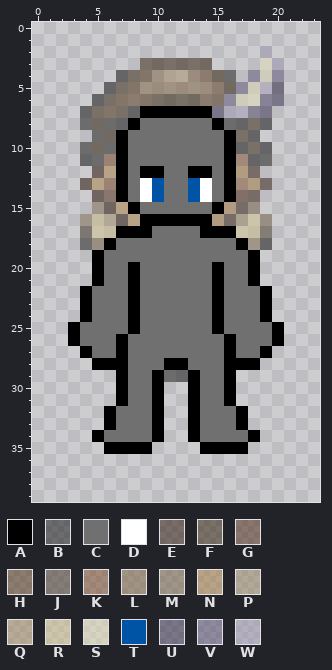
Two versions of one pixel-art sprite, TurningPoint/sprites/spr_npc/1a28b383-1beb-4c1c-9ee2-0eae6d9f9382.png. That is the earlier state.
The file is 24x40 pixels. Colours within 5 levels of each other are drawn and written as one.
Palette (. is transparent): A #000000  B #18181889  C #707070  D #ffffff  E #2e181089  F #31210e89  G #4e2c1b89  H #52361c89  J #46382989  K #7d4f2e89  L #7c614289  M #78674b89  N #a67e4989  P #99896589  Q #a48c6689  R #cbbd8b89  S #dfd8b589  T #0054a6  U #33294889  V #5a4f7189  W #9f97b189
Pixels before, first column x 3:
 2 ................W.
 3 ......FFFFFF....SW
 4 ....BFHLQQLHFB.VSV
 5 ...BFHLLLLLLHFVSWU
 6 ..BFHHHFFFFHHVSSVU
 7 .BFHFBAAAAAAUWWVU.
 8 .BFBBACCCCCCABBFB.
 9 ..BFACCCCCCCCAFB..
10 .BFBACCCCCCCCABFB.
11 .BBKACCCCCCCCAKBB.
12 ..ENACAACCAACANE..
13 .ENKACDTCCTDCAKNE.
14 ..EGACDTCCTDCAGE..
15 ..MENACCCCCCANEM..
16 .MRPENAAAAAANEPRM.
17 .JRRAAACCCCAAARRJ.
18 .BMACCCCCCCCCCAMB.
19 ..ACCCCCCCCCCCCA..
20 ..ACCACCCCCCACCA..
21 ..ACCACCCCCCACCA..
22 .ACCCACCCCCCACCCA.
23 .ACCCACCCCCCACCCA.
24 .ACCCACCCCCCACCCA.
25 ACCCCACCCCCCACCCCA
26 ACCCACCCCCCCCACCCA
27 .ACCACCCCCCCCACCA.
28 ..AAACCCAACCCAAA..
29 ....ACCABBACCA....
30 ....ACCA..ACCA....
31 ....ACCA..ACCA....
32 ...ACCCA..ACCCA...
33 ...ACCCA..ACCCA...
34 ..ACCCCA..ACCCCA..
35 ...AAAA....AAAA...
Now the later version:
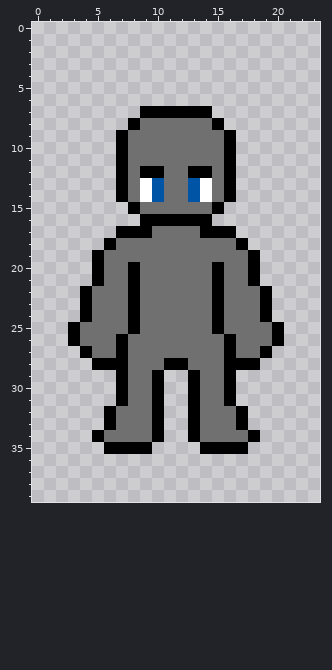
Changes in this commit:
y 2: x 19 W -> .
y 3: x 9..14 FFFFFF -> ......; x 19..20 SW -> ..
y 4: x 7..16 BFHLQQLHFB -> ..........; x 18..20 VSV -> ...
y 5: x 6..20 BFHLLLLLLHFVSWU -> ...............
y 6: x 5..20 BFHHHFFFFHHVSSVU -> ................
y 7: x 4..8 BFHFB -> .....; x 15..19 UWWVU -> .....
y 8: x 4..7 BFBB -> ....; x 16..19 BBFB -> ....
y 9: x 5..6 BF -> ..; x 17..18 FB -> ..
y 10: x 4..6 BFB -> ...; x 17..19 BFB -> ...
y 11: x 4..6 BBK -> ...; x 17..19 KBB -> ...
y 12: x 5..6 EN -> ..; x 17..18 NE -> ..
y 13: x 4..6 ENK -> ...; x 17..19 KNE -> ...
y 14: x 5..6 EG -> ..; x 17..18 GE -> ..
y 15: x 5..7 MEN -> ...; x 16..18 NEM -> ...
y 16: x 4..8 MRPEN -> .....; x 15..19 NEPRM -> .....
y 17: x 4..6 JRR -> ...; x 17..19 RRJ -> ...
y 18: x 4..5 BM -> ..; x 18..19 MB -> ..
y 29: x 11..12 BB -> ..
Boxes around the changes in both pictures, in picture pixels (x1, y1, x2, y2):
erased: (80, 46, 284, 250)
erased: (164, 370, 188, 382)
